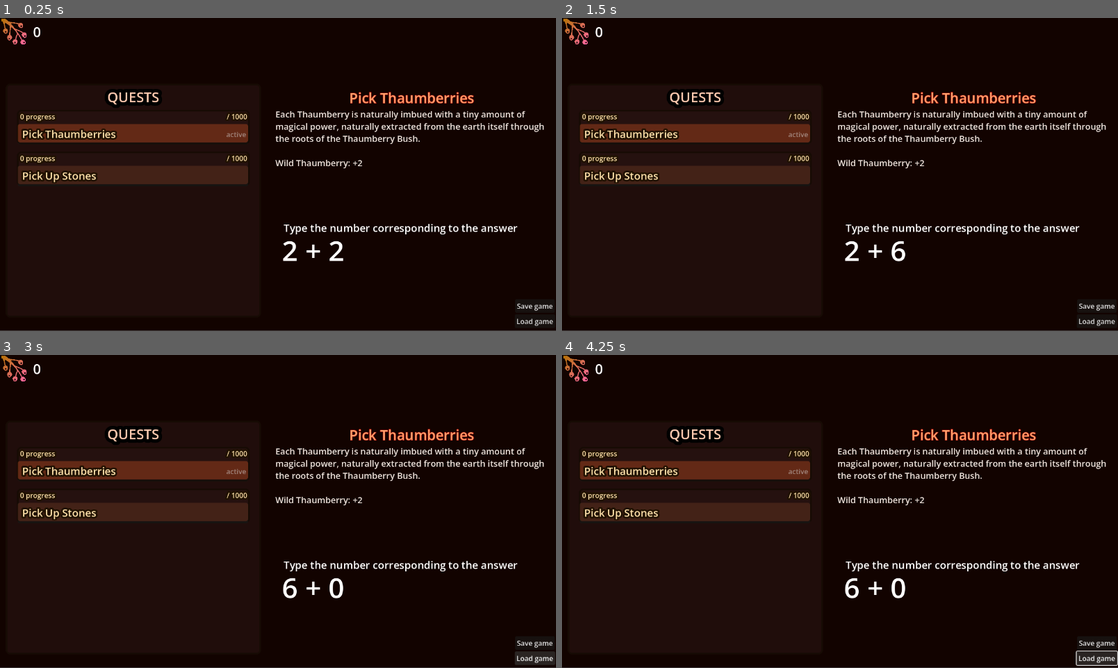
Above: before the commit, frames 1-4 (two rows, left to right).
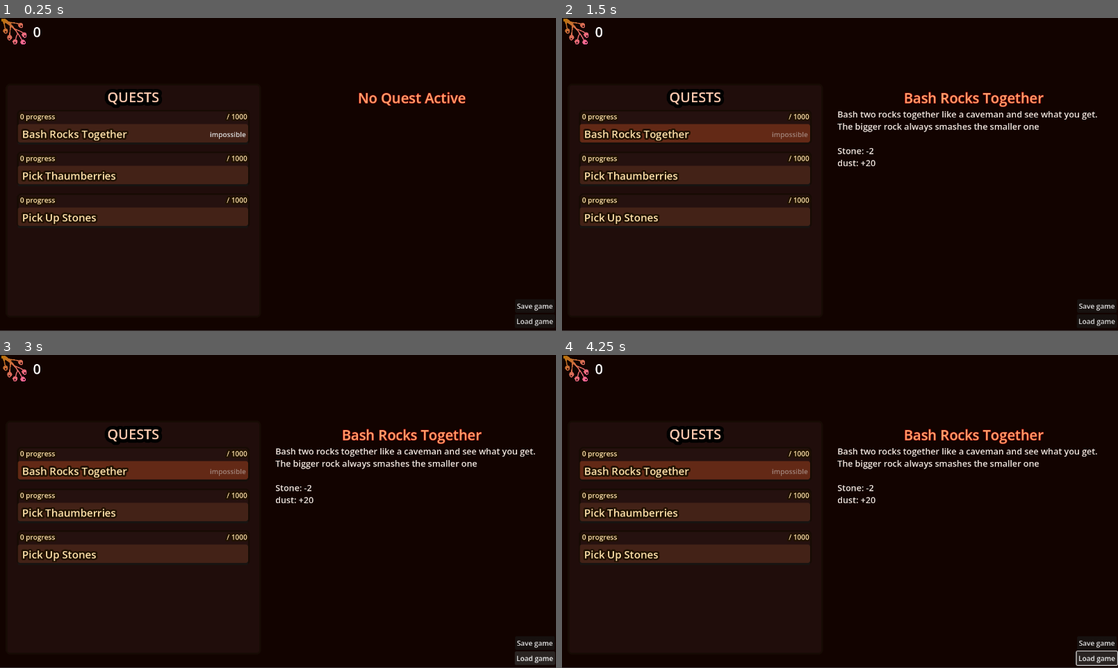
Above: after the commit, the same moments.

Repository: mark-chimes/mathcraft
Game: Godot game, scene res://main.tscn
The game is run twice, just before and just after one commit, with the same random seed, the same clock (stepped at 60 frames per second) and the same inputs.
Inputs (mouse positions are in pixels of both pictures, inside the frame that each line leads up to):
- Up to frame 1 (0.25 s): no input
- Up to frame 2 (1.5 s): click (695, 174) at 0.52 s; click (695, 133) at 1.25 s
- Up to frame 3 (3 s): click "Save game" at 2 s; click "Load game" at 2.75 s
- Up to frame 4 (4.25 s): hold Right (right) from 3.53 s (still down)

The runs differ from the first frame. In frame 1, 7.2% of the frame differs, in the area x 3-98%, y 23-78%; in frame 2, 5.9%; in frame 3, 6.0%; in frame 4, 6.0%.

Commit message:
Quests unlock due to completed quests

Diff:
--- a/main.tscn
+++ b/main.tscn
@@ -5,13 +5,10 @@
 [ext_resource type="PackedScene" uid="uid://cpoa0e671quv4" path="res://stock/stock_control.tscn" id="2_getpj"]
 [ext_resource type="Script" uid="uid://c5sxrd4eoxsv6" path="res://stock/item_data.gd" id="3_vivmo"]
 [ext_resource type="Resource" uid="uid://decx3hdd3kxrg" path="res://stock/item/thaumberry.tres" id="4_2cqfq"]
-[ext_resource type="Script" uid="uid://bat5xbmp1mw6y" path="res://quest/quest_details.gd" id="4_kek77"]
 [ext_resource type="PackedScene" uid="uid://csh7j5mt7hv5r" path="res://quest/quest_manager.tscn" id="4_lquwl"]
-[ext_resource type="Resource" uid="uid://6yhktebqke58" path="res://quest/quest_definitions/berry_quest.tres" id="5_4c57u"]
 [ext_resource type="PackedScene" uid="uid://c0jylxnlmvvcp" path="res://quest/display/quest_group_display.tscn" id="5_7mycd"]
 [ext_resource type="Resource" uid="uid://brtf57wuqnvl" path="res://quest/quest_definitions/0_NULL_QUEST.tres" id="5_dg77c"]
 [ext_resource type="PackedScene" uid="uid://cc71g6jbkpr0j" path="res://qna/q_n_a.tscn" id="6_7mycd"]
-[ext_resource type="Resource" uid="uid://dd6ogktfak25g" path="res://quest/quest_definitions/stone_quest.tres" id="7_dg77c"]
 [ext_resource type="Resource" uid="uid://tguudnm7na35" path="res://qna/generators/non_generator.tres" id="10_4c57u"]
 [ext_resource type="Script" uid="uid://cyruhkev45o2p" path="res://quest/display/current_quest_display.gd" id="11_efxa6"]
 [ext_resource type="Script" uid="uid://cjyv4cfnp1k84" path="res://saving/save_load_manager.gd" id="13_ycdy4"]
@@ -46,7 +43,6 @@
 qna = NodePath("../../QnA")
 non_question = ExtResource("10_4c57u")
 null_quest = ExtResource("5_dg77c")
-initial_quest_details = Array[ExtResource("4_kek77")]([ExtResource("5_4c57u"), ExtResource("7_dg77c")])
 
 [node name="QuestGroupDisplayHolder" type="Control" parent="Game/Quests" unique_id=141513222]
 layout_mode = 3
--- a/quest/activity_info.gd
+++ b/quest/activity_info.gd
@@ -4,6 +4,7 @@
 var progress : int = 0
 var is_active: bool = false
 var is_possible: bool = false # Whether this quest can be completed based on resources
+var completion_times: int = 0
 
 var quest_title:
 	get: return quest.quest_title
--- a/quest/display/quest_display.gd
+++ b/quest/display/quest_display.gd
@@ -23,7 +23,6 @@
 	quest_name_label.text = " "+quest_activity.quest.quest_title
 	progress_bar.value = quest_activity.progress / 1000.0
 	progress_text.text = " " + str(quest_activity.progress) + " progress"
-	# active_button.button_pressed = quest_activity.is_active
 
 	# Don't get confused between Godot's "disabled" and the quest's "is_active"
 	# This button should be clickable iff the quest is not active so it can be
@@ -38,6 +37,5 @@
 		activate_button.text = ""
 
 func _on_activate_button_pressed() -> void:
-	print("Got button press")
 	if not quest_activity.is_active:
 		quest_activated.emit(quest_activity)
--- a/quest/quest_definitions/juice_quest.tres
+++ b/quest/quest_definitions/juice_quest.tres
@@ -5,6 +5,7 @@
 [ext_resource type="Script" uid="uid://bat5xbmp1mw6y" path="res://quest/quest_details.gd" id="2_liwee"]
 [ext_resource type="Resource" uid="uid://decx3hdd3kxrg" path="res://stock/item/thaumberry.tres" id="2_wu2tj"]
 [ext_resource type="Resource" uid="uid://bwqc15jq010hs" path="res://stock/item/thaumjuice.tres" id="3_h5vba"]
+[ext_resource type="Resource" uid="uid://dmsoxjq3dcyq2" path="res://quest/unlock_requirements/juice_unlock.tres" id="6_wu2tj"]
 
 [resource]
 script = ExtResource("2_liwee")
@@ -16,4 +17,5 @@
 ExtResource("2_wu2tj"): -3,
 ExtResource("3_h5vba"): 1
 })
+unlock_requirements = ExtResource("6_wu2tj")
 metadata/_custom_type_script = "uid://bat5xbmp1mw6y"
--- a/quest/quest_details.gd
+++ b/quest/quest_details.gd
@@ -7,4 +7,4 @@
 @export var question_generator: QuestionGenerator
 @export var item_mods : Dictionary[ItemData, int] = {}
 
-@export var unlocks_quest: QuestDetails #NOTE: Optional
+@export var unlock_requirements : QuestUnlockRequirements #NOTE: Optional
--- a/quest/quest_manager.gd
+++ b/quest/quest_manager.gd
@@ -10,7 +10,8 @@
 
 var null_activity : ActivityInfo
 
-@export var initial_quest_details: Array[QuestDetails]
+#@export var initial_quest_details: Array[QuestDetails]
+var locked_quests: Array[QuestDetails]
 
 var quest_activities: Array[ActivityInfo]
 var active_quest: ActivityInfo
@@ -29,10 +30,8 @@
 	null_activity.is_active = false
 	null_activity.is_possible = false
 
-	if initial_quest_details.is_empty():
-		return
-	for quest_details in initial_quest_details:
-		add_activity_for_quest(quest_details)
+	locked_quests = load_all_quests_except_null()
+	unlock_quests()
 
 	var first_quest = quest_activities[0]
 	first_quest.is_possible = true
@@ -46,6 +45,47 @@
 		await quest_display.ready
 	quest_display.initialize_with_quest_activity(quest_activities)
 	refresh_quest_display()
+
+func load_all_quests_except_null() -> Array[QuestDetails]:
+	var all_quests: Array[QuestDetails] = []
+	var all_quest_filenames : PackedStringArray  = DirAccess.get_files_at(all_quest_details_path)
+	print("Loading all quests from path: " + all_quest_details_path)
+	for filename in all_quest_filenames:
+		var path = all_quest_details_path + filename
+		var quest : QuestDetails = ResourceLoader.load(path)
+		if quest.quest_id == "null_quest":
+			continue
+		all_quests.append(quest)
+	return all_quests
+
+func unlock_quests():
+	var to_unlock : Array[QuestDetails] = []
+
+	for quest in locked_quests:
+		if quest.unlock_requirements == null:
+			to_unlock.append(quest)
+		elif quest.unlock_requirements.is_unlocked(stock_control, self):
+			to_unlock.append(quest)
+
+	for quest in to_unlock:
+		print("Unlocking quest: " + quest.quest_title)
+		var new_activity = add_activity_for_quest(quest)
+		if new_activity != null:
+			quest_display.update_quest(new_activity)
+		locked_quests.erase(quest)
+
+func are_quests_completed(query_quests: Array[StringName]) -> bool:
+	for query in query_quests:
+		var activities_contains_quest = false
+
+		for activity in quest_activities:
+			if activity.quest.quest_id == query:
+				activities_contains_quest = true
+				if activity.completion_times <= 0:
+					return false
+		if not activities_contains_quest:
+			return false
+	return true
 
 func add_activity_for_quest(quest: QuestDetails) -> ActivityInfo:
 	if have_activity_with_quest(quest):
@@ -68,8 +108,7 @@
 				if stock_qty < required_qty:
 					print("Quest " + activity.quest_title + " not possible due to resource constraints")
 					activity.is_possible = false
-					if activity.is_active:
-						quest_display_deplete_quest(activity)
+
 	if not active_quest.is_possible:
 		deactivate_all_quests()
 
@@ -146,20 +185,24 @@
 	active_quest.progress += PROGRESS_BY_ANSWER
 	if active_quest.progress >= REQUIRED_PROGRESS:
 		active_quest.progress -= REQUIRED_PROGRESS
-		_on_quest_completed()
-	refresh_quest_display()
-
-func _on_quest_completed() -> void:
+		_quest_completed()
+	refresh_quest_display()
+
+func _quest_completed() -> void:
 	quest_display.quest_complete(active_quest)
+	active_quest.completion_times += 1
 	var item_mods : Dictionary[ItemData, int] = active_quest.quest.item_mods
 	for item in item_mods:
 		stock_control.modify_item(item, item_mods[item])
-	var unlocked_quest = active_quest.quest.unlocks_quest
-	if unlocked_quest == null:
-		return
-	var new_activity = add_activity_for_quest(unlocked_quest)
-	if new_activity != null:
-		quest_display.update_quest(new_activity)
+	unlock_quests()
+	#TODO
+
+	#var unlocked_quest = active_quest.quest.unlocks_quest
+	#if unlocked_quest == null:
+		#return
+	#var new_activity = add_activity_for_quest(unlocked_quest)
+	#if new_activity != null:
+		#quest_display.update_quest(new_activity)
 
 func have_activity_with_quest(quest)  -> bool:
 	for activity in quest_activities:
--- /dev/null
+++ b/quest/quest_unlock_requirements.gd
@@ -0,0 +1,9 @@
+extends Resource
+class_name QuestUnlockRequirements
+
+@export var completed_quests : Array[StringName] = [] #quest IDs
+# TODO Required resources
+
+func is_unlocked(stock_control: StockControl, quest_manager: QuestManager) -> bool:
+	#TODO Stock control required resources
+	return quest_manager.are_quests_completed(completed_quests)
--- /dev/null
+++ b/quest/unlock_requirements/juice_unlock.tres
@@ -0,0 +1,8 @@
+[gd_resource type="Resource" script_class="QuestUnlockRequirements" format=3 uid="uid://dmsoxjq3dcyq2"]
+
+[ext_resource type="Script" uid="uid://ca0nf5otmwtgb" path="res://quest/quest_unlock_requirements.gd" id="2_x3upb"]
+
+[resource]
+script = ExtResource("2_x3upb")
+completed_quests = Array[StringName]([&"berry_quest"])
+metadata/_custom_type_script = "uid://ca0nf5otmwtgb"
Not shown, added: quest/quest_unlock_requirements.gd.uid
